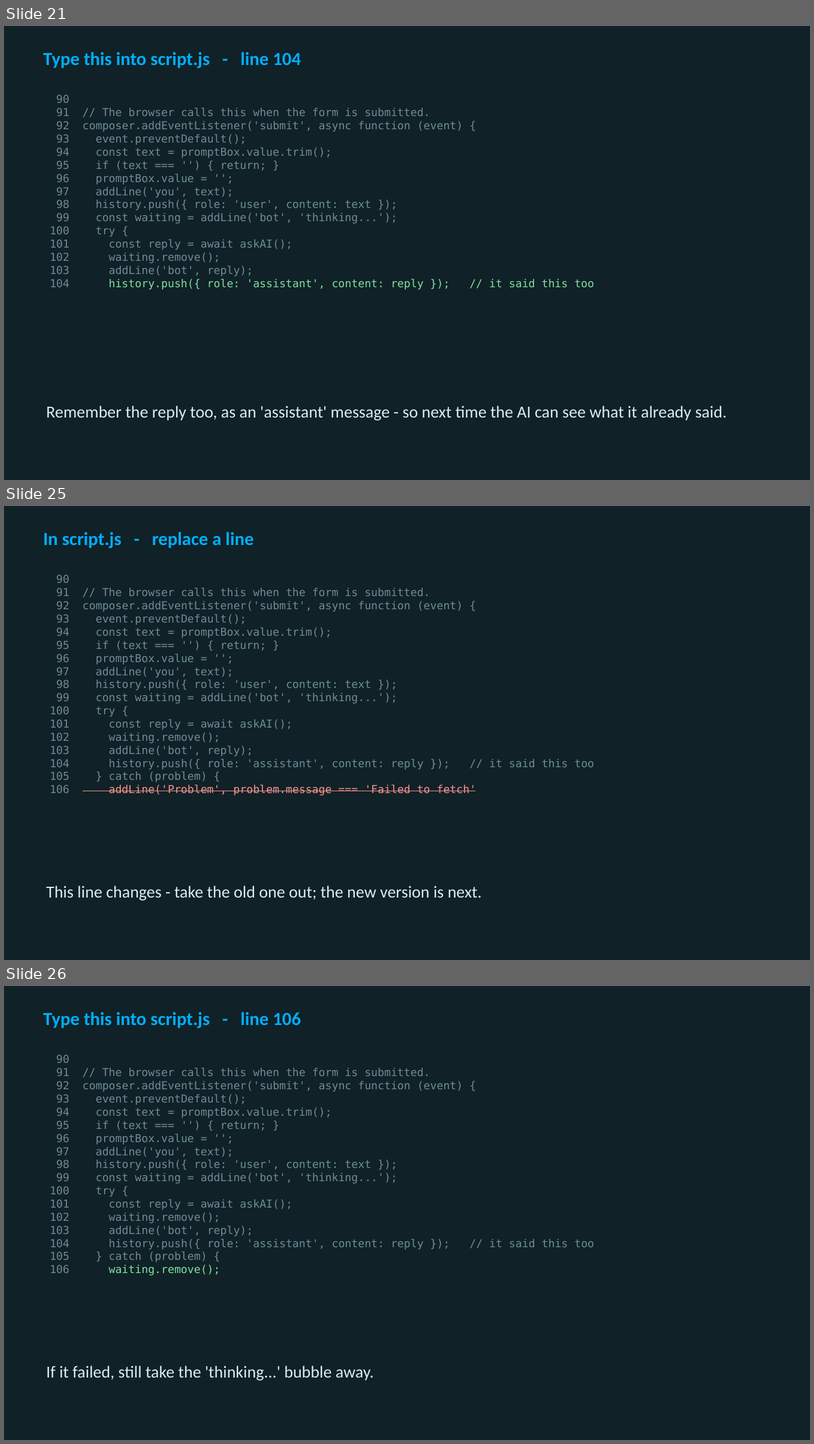
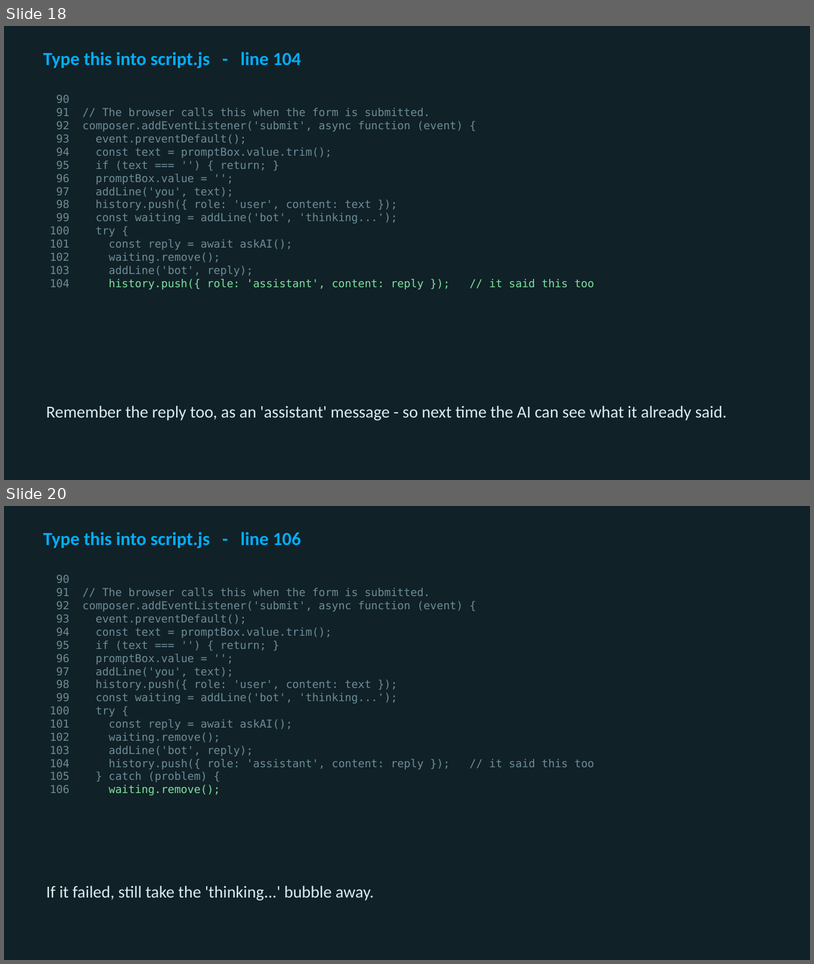
Before and after one commit to utgapps/utgapps.github.io, a slide deck: ai101/slides/week-07.pptx. Shown one above the other, each under a label of ours: slides 21, 25 and 26 before the commit, slides 18 and 20 after it; the slides between them are not shown. The pictures are 814x1444 and 814x964 pixels, drawn with LibreOffice and Linux fonts; fonts in the diff are those of the drawing. Boxes give left, top, right and bottom in pixels: in the first picture for what was removed or moved away, otherwise in the second. Text is boxed around its words. In the diff, an @@ line names an element or a change of style, - is before the commit and + after.

```diff
--- a/ai101/slides/week-07.pptx
+++ b/ai101/slides/week-07.pptx
@@ slide 25 removed at <box>4,506,810,960</box>, background #102127 @@
@@ text removed at <box>43,532,254,548</box> @@
-In script.js - replace a line
@@ text removed at <box>56,574,594,795</box> @@
-90
-91 // The browser calls this when the form is submitted.
-92 composer.addEventListener('submit', async function (event) {
-93 event.preventDefault();
-94 const text = promptBox.value.trim();
-95 if (text === '') { return; }
-96 promptBox.value = '';
-97 addLine('you', text);
-98 history.push({ role: 'user', content: text });
-99 const waiting = addLine('bot', 'thinking...');
-100 try {
-101 const reply = await askAI();
-102 waiting.remove();
-103 addLine('bot', reply);
-104 history.push({ role: 'assistant', content: reply }); // it said this too
-105 } catch (problem) {
-106 addLine('Problem', problem.message === 'Failed to fetch'
@@ text removed at <box>46,885,482,900</box> @@
-This line changes - take the old one out; the new version is next.
@@ what was slide 21 is now slide 18 @@
@@ what was slide 26 is now slide 20 @@
```
Also in this commit, not shown: 4 slides changed, 7 other slides removed, 21 other files.
